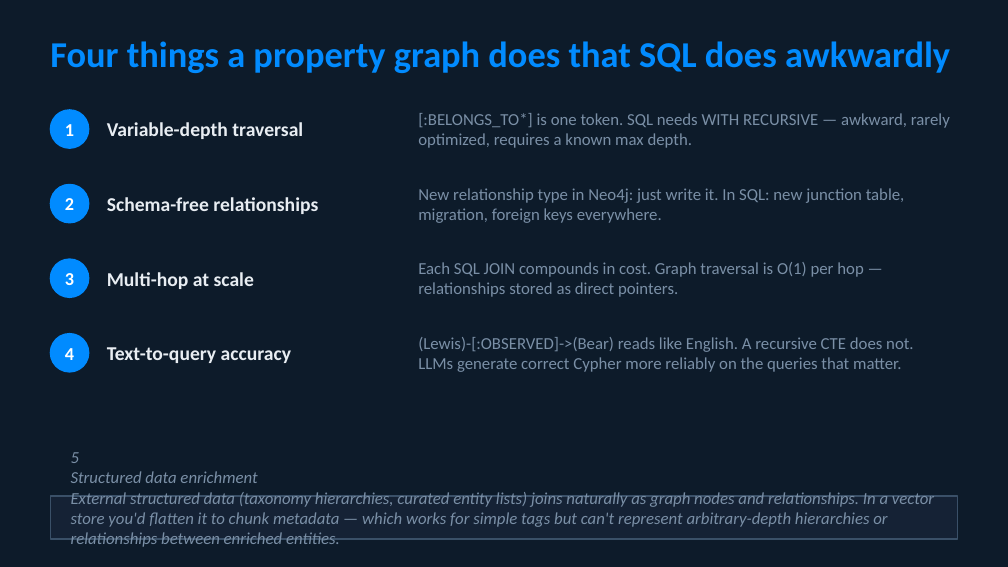
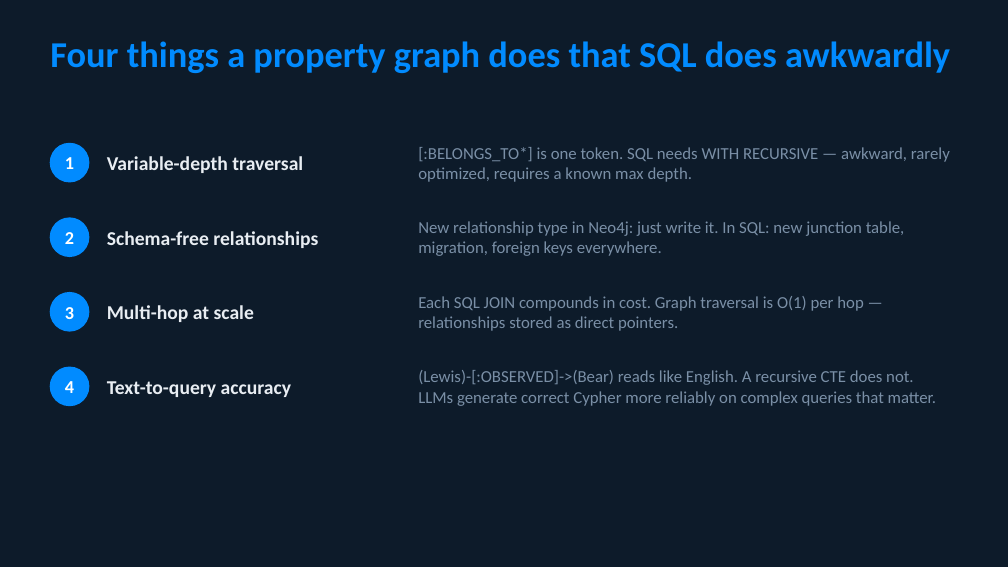
Before and after one commit to smithna/corps-of-discovery-graph-rag, a slide deck: slide 15 of docs/rag_relationship_problem.pptx. Drawn at 1008x567 pixels with LibreOffice and Linux fonts; fonts in the diff are those of the drawing. Boxes give left, top, right and bottom in pixels: in the first picture for what was removed or moved away, otherwise in the second. Text is boxed around its words. In the diff, an @@ line names an element or a change of style, - is before the commit and + after.

```diff
--- a/docs/rag_relationship_problem.pptx
+++ b/docs/rag_relationship_problem.pptx
@@ 11 texts, 4 ellipses: place and size @@
-11 texts, 4 ellipses at (50,110,950,372)
+11 texts, 4 ellipses at (50,143,950,405)
@@ text at (418,370,936,406): text changed @@
-(Lewis)-[:OBSERVED]->(Bear) reads like English. A recursive CTE does not. LLMs generate correct Cypher more reliably on the queries that matter.
+(Lewis)-[:OBSERVED]->(Bear) reads like English. A recursive CTE does not. LLMs generate correct Cypher more reliably on complex queries that matter.
@@ text removed at (71,452,934,547) @@
-5
-Structured data enrichment
-External structured data (taxonomy hierarchies, curated entity lists) joins naturally as graph nodes and relationships. In a vector store you'd flatten it to chunk metadata — which works for simple tags but can't represent arbitrary-depth hierarchies or relationships between enriched entities.
-If your "graph" is really metadata filtering on vector results — use pgvector. Graphs earn their keep when you need to traverse.
@@ rectangle removed at (50,496,958,539) @@
```
Also in this commit, not shown: 10 other slides changed, 3 slides added, 3 slides removed.
